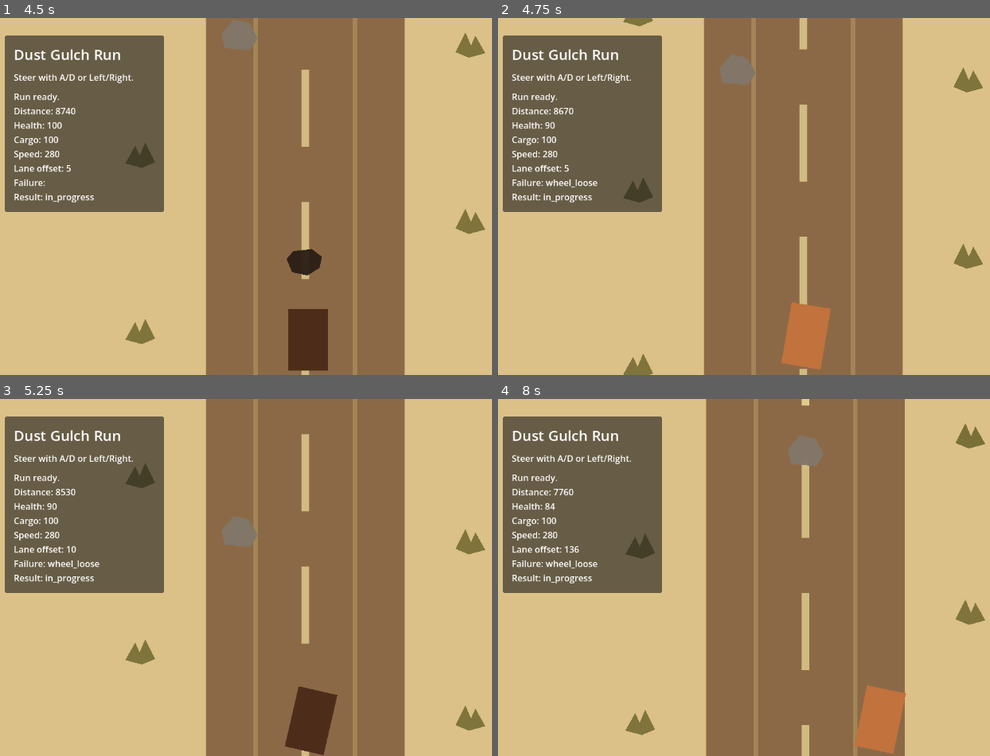
Above: before the commit, frames 1-4 (two rows, left to right).
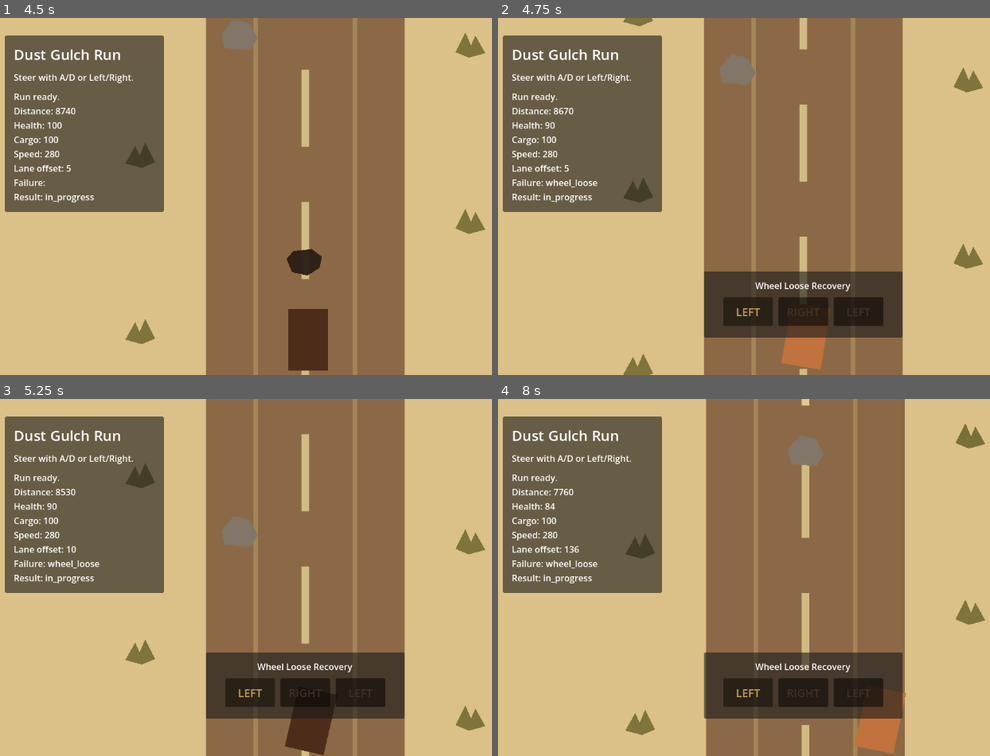
Above: after the commit, the same moments.

Repository: bbenefield89/The-Last-Delivery-to-Dust-Gulch
Game: Godot game, scene res://Scenes/AppRoot/AppRoot.tscn
The game is run twice, just before and just after one commit, with the same random seed, the same clock (stepped at 60 frames per second) and the same inputs.
Inputs (mouse positions are in pixels of both pictures, inside the frame that each line leads up to):
- Up to frame 1 (4.5 s): tap Enter at 0.5 s; move the mouse to (442, 178) at 0.52 s; hold D (steer_right) 0.53-1.25 s; hold Shift 0.53-1.25 s; click (442, 178) at 0.67 s; drag from (177, 214) to (275, 267) at 1.27 s; move the mouse to (369, 117) at 2.02 s; hold D (steer_right) 2.03-2.75 s; tap Ctrl at 2.1 s; drag from (275, 267) to (113, 142) at 2.77 s; move the mouse to (outside the picture) at 3.52 s; hold A (steer_left) 3.53-4.25 s; tap Delete at 3.6 s; drag from (113, 142) to (211, 107) at 4.27 s
- Up to frame 2 (4.75 s): no input
- Up to frame 3 (5.25 s): move the mouse to (339, 577) at 5.02 s; hold S from 5.03 s (still down); tap Enter at 5.1 s; click (339, 577) at 5.17 s
- Up to frame 4 (8 s): release S at 5.75 s; drag from (709, 488) to (675, 595) at 5.77 s; move the mouse to (940, 559) at 6.52 s; hold D (steer_right) 6.53-7.25 s; hold Shift 6.53-7.25 s; drag from (675, 595) to (773, 648) at 7.27 s

Frame 1 is identical in both runs. In frame 2, 7.4% of the frame differs, in the area x 41-83%, y 71-90%; in frame 3, 7.4%; in frame 4, 7.5%.

Commit message:
feat(recovery): add wheel loose sequence

Diff:
--- a/Scenes/RunScene/RunScene.tscn
+++ b/Scenes/RunScene/RunScene.tscn
@@ -83,3 +83,42 @@
 layout_mode = 2
 text = "Run scene loaded.\nAwaiting run state."
 autowrap_mode = 2
+
+[node name="RecoveryLayer" type="CanvasLayer" parent="."]
+
+[node name="RecoveryMargin" type="MarginContainer" parent="RecoveryLayer"]
+anchors_preset = 10
+anchor_left = 0.5
+anchor_right = 0.5
+offset_left = -180.0
+offset_top = 460.0
+offset_right = 180.0
+offset_bottom = 580.0
+grow_horizontal = 2
+
+[node name="RecoveryPanel" type="PanelContainer" parent="RecoveryLayer/RecoveryMargin"]
+unique_name_in_owner = true
+layout_mode = 2
+
+[node name="RecoveryPadding" type="MarginContainer" parent="RecoveryLayer/RecoveryMargin/RecoveryPanel"]
+layout_mode = 2
+theme_override_constants/margin_left = 18
+theme_override_constants/margin_top = 14
+theme_override_constants/margin_right = 18
+theme_override_constants/margin_bottom = 14
+
+[node name="RecoveryVBox" type="VBoxContainer" parent="RecoveryLayer/RecoveryMargin/RecoveryPanel/RecoveryPadding"]
+layout_mode = 2
+theme_override_constants/separation = 10
+
+[node name="RecoveryTitle" type="Label" parent="RecoveryLayer/RecoveryMargin/RecoveryPanel/RecoveryPadding/RecoveryVBox"]
+unique_name_in_owner = true
+layout_mode = 2
+horizontal_alignment = 1
+text = "Stabilize the Wagon"
+
+[node name="RecoverySteps" type="HBoxContainer" parent="RecoveryLayer/RecoveryMargin/RecoveryPanel/RecoveryPadding/RecoveryVBox"]
+unique_name_in_owner = true
+layout_mode = 2
+alignment = 1
+theme_override_constants/separation = 10
--- a/Scenes/RunScene/run_scene.gd
+++ b/Scenes/RunScene/run_scene.gd
@@ -28,6 +28,11 @@
 const HORSE_PANIC_WOBBLE_FREQUENCY := 10.0
 const BAD_LUCK_INTERVAL_EARLY := 9.0
 const BAD_LUCK_INTERVAL_LATE := 4.5
+const WHEEL_LOOSE_RECOVERY_SEQUENCE: Array[StringName] = [
+	&"steer_left",
+	&"steer_right",
+	&"steer_left",
+]
 const SCROLL_LOOP_HEIGHT := 2880.0
 const CENTER_DASH_SPACING := 240.0
 const CENTER_DASH_SIZE := Vector2(14.0, 140.0)
@@ -35,6 +40,9 @@
 const ROADSIDE_DECOR_SPACING := 320.0
 const ROADSIDE_DECOR_COUNT := 10
 const WAGON_COLLISION_SIZE := Vector2(72.0, 112.0)
+const RECOVERY_STEP_PENDING_COLOR := Color(0.25098, 0.203922, 0.145098, 0.92)
+const RECOVERY_STEP_ACTIVE_COLOR := Color(0.780392, 0.623529, 0.317647, 0.98)
+const RECOVERY_STEP_DONE_COLOR := Color(0.419608, 0.54902, 0.290196, 0.95)
 
 const DASH_COLOR := Color(0.886275, 0.811765, 0.572549, 0.8)
 const SCRUB_COLOR := Color(0.47451, 0.443137, 0.219608, 0.95)
@@ -54,11 +62,15 @@
 @onready var _scroll_segment_b: Node2D = %ScrollSegmentB
 @onready var _wagon: Polygon2D = %Wagon
 @onready var _status_label: Label = %StatusLabel
+@onready var _recovery_panel: PanelContainer = %RecoveryPanel
+@onready var _recovery_title: Label = %RecoveryTitle
+@onready var _recovery_steps: HBoxContainer = %RecoverySteps
 
 
 func setup(run_state: RunStateType) -> void:
 	_run_state = run_state
 	_refresh_status()
+	_refresh_recovery_prompt()
 
 
 func _ready() -> void:
@@ -68,6 +80,7 @@
 	_update_scroll_visuals()
 	_update_camera_framing()
 	_refresh_status()
+	_refresh_recovery_prompt()
 
 
 func _process(delta: float) -> void:
@@ -78,6 +91,7 @@
 		_update_wagon_visual()
 		_update_camera_framing()
 		_refresh_status()
+		_refresh_recovery_prompt()
 		return
 
 	var steer_input := Input.get_axis(STEER_ACTION_NEGATIVE, STEER_ACTION_POSITIVE)
@@ -111,6 +125,7 @@
 	_update_scroll_visuals()
 	_update_camera_framing()
 	_refresh_status()
+	_refresh_recovery_prompt()
 
 
 func _refresh_status() -> void:
@@ -137,6 +152,29 @@
 	]
 
 
+func _refresh_recovery_prompt() -> void:
+	if _recovery_panel == null or _recovery_steps == null or _recovery_title == null:
+		return
+	if _run_state == null:
+		_recovery_panel.visible = false
+		return
+
+	var has_recovery := _run_state.has_active_recovery_sequence()
+	_recovery_panel.visible = has_recovery
+	if not has_recovery:
+		for child in _recovery_steps.get_children():
+			child.queue_free()
+		return
+
+	for child in _recovery_steps.get_children():
+		child.queue_free()
+
+	_recovery_title.text = _get_recovery_title(_run_state.active_failure)
+
+	for i in range(_run_state.recovery_sequence.size()):
+		_recovery_steps.add_child(_build_recovery_step(i))
+
+
 func _update_wagon_visual() -> void:
 	if _wagon == null or _run_state == null:
 		return
@@ -177,6 +215,7 @@
 		return
 
 	_run_state.tick_failure(delta)
+	_sync_recovery_sequence()
 	if _run_state.has_active_failure():
 		return
 
@@ -238,6 +277,36 @@
 	_run_state.wagon_health = 0
 	_run_state.result = RunStateType.RESULT_COLLAPSED
 	_run_state.current_speed = 0.0
+
+
+func _sync_recovery_sequence() -> void:
+	if _run_state == null:
+		return
+
+	if _run_state.active_failure == &"wheel_loose":
+		if not _run_state.has_active_recovery_sequence():
+			_run_state.start_recovery_sequence(WHEEL_LOOSE_RECOVERY_SEQUENCE)
+		return
+
+	if _run_state.has_active_recovery_sequence():
+		_run_state.clear_recovery_sequence()
+
+
+func _input(event: InputEvent) -> void:
+	if _run_state == null:
+		return
+	if not _run_state.has_active_recovery_sequence():
+		return
+
+	var action_name := _extract_recovery_action(event)
+	if action_name == &"":
+		return
+
+	if _run_state.advance_recovery_sequence(action_name):
+		_run_state.clear_failure()
+
+	_refresh_status()
+	_refresh_recovery_prompt()
 
 
 func _update_impact_feedback(delta: float) -> void:
@@ -339,3 +408,57 @@
 		event.physical_keycode = keycode
 		if not InputMap.action_has_event(action_name, event):
 			InputMap.action_add_event(action_name, event)
+
+
+func _extract_recovery_action(event: InputEvent) -> StringName:
+	if event == null:
+		return &""
+	if event.is_action_pressed(STEER_ACTION_NEGATIVE, false, true):
+		return STEER_ACTION_NEGATIVE
+	if event.is_action_pressed(STEER_ACTION_POSITIVE, false, true):
+		return STEER_ACTION_POSITIVE
+	return &""
+
+
+func _get_recovery_title(failure_type: StringName) -> String:
+	match failure_type:
+		&"wheel_loose":
+			return "Wheel Loose Recovery"
+		&"horse_panic":
+			return "Horse Panic Recovery"
+		_:
+			return "Recovery"
+
+
+func _build_recovery_step(index: int) -> PanelContainer:
+	var panel := PanelContainer.new()
+	panel.custom_minimum_size = Vector2(90.0, 52.0)
+	panel.modulate = _get_recovery_step_color(index)
+
+	var label := Label.new()
+	label.text = _format_recovery_action(_run_state.recovery_sequence[index])
+	label.horizontal_alignment = HORIZONTAL_ALIGNMENT_CENTER
+	label.vertical_alignment = VERTICAL_ALIGNMENT_CENTER
+	label.size_flags_horizontal = Control.SIZE_EXPAND_FILL
+	label.size_flags_vertical = Control.SIZE_EXPAND_FILL
+	label.add_theme_font_size_override("font_size", 20)
+	panel.add_child(label)
+	return panel
+
+
+func _get_recovery_step_color(index: int) -> Color:
+	if index < _run_state.recovery_prompt_index:
+		return RECOVERY_STEP_DONE_COLOR
+	if index == _run_state.recovery_prompt_index:
+		return RECOVERY_STEP_ACTIVE_COLOR
+	return RECOVERY_STEP_PENDING_COLOR
+
+
+func _format_recovery_action(action_name: StringName) -> String:
+	match action_name:
+		&"steer_left":
+			return "LEFT"
+		&"steer_right":
+			return "RIGHT"
+		_:
+			return String(action_name).to_upper()
--- a/Scripts/RunState/run_state.gd
+++ b/Scripts/RunState/run_state.gd
@@ -16,6 +16,8 @@
 const DEFAULT_ACTIVE_FAILURE := &""
 const DEFAULT_LAST_HIT_HAZARD := &""
 const DEFAULT_RESULT := RESULT_IN_PROGRESS
+const DEFAULT_RECOVERY_SEQUENCE: Array[StringName] = []
+const DEFAULT_RECOVERY_PROMPT_INDEX := -1
 
 var route_distance: float = DEFAULT_ROUTE_DISTANCE
 var distance_remaining: float = DEFAULT_DISTANCE_REMAINING
@@ -24,6 +26,8 @@
 var current_speed: float = DEFAULT_FORWARD_SPEED
 var active_failure: StringName = DEFAULT_ACTIVE_FAILURE
 var current_failure: FailureStateType
+var recovery_sequence: Array[StringName] = DEFAULT_RECOVERY_SEQUENCE.duplicate()
+var recovery_prompt_index: int = DEFAULT_RECOVERY_PROMPT_INDEX
 var result: StringName = DEFAULT_RESULT
 var lateral_position: float = DEFAULT_LATERAL_POSITION
 var last_hit_hazard: StringName = DEFAULT_LAST_HIT_HAZARD
@@ -36,6 +40,8 @@
 	current_speed = DEFAULT_FORWARD_SPEED
 	active_failure = DEFAULT_ACTIVE_FAILURE
 	current_failure = null
+	recovery_sequence = DEFAULT_RECOVERY_SEQUENCE.duplicate()
+	recovery_prompt_index = DEFAULT_RECOVERY_PROMPT_INDEX
 	result = DEFAULT_RESULT
 	lateral_position = DEFAULT_LATERAL_POSITION
 	last_hit_hazard = DEFAULT_LAST_HIT_HAZARD
@@ -91,3 +97,39 @@
 func clear_failure() -> void:
 	active_failure = DEFAULT_ACTIVE_FAILURE
 	current_failure = null
+	clear_recovery_sequence()
+
+
+func start_recovery_sequence(sequence: Array[StringName]) -> void:
+	recovery_sequence = sequence.duplicate()
+	recovery_prompt_index = 0 if not recovery_sequence.is_empty() else DEFAULT_RECOVERY_PROMPT_INDEX
+
+
+func has_active_recovery_sequence() -> bool:
+	return recovery_prompt_index >= 0 and recovery_prompt_index < recovery_sequence.size()
+
+
+func get_current_recovery_prompt() -> StringName:
+	if not has_active_recovery_sequence():
+		return &""
+
+	return recovery_sequence[recovery_prompt_index]
+
+
+func advance_recovery_sequence(input_action: StringName) -> bool:
+	if not has_active_recovery_sequence():
+		return false
+	if input_action != get_current_recovery_prompt():
+		return false
+
+	recovery_prompt_index += 1
+	if recovery_prompt_index >= recovery_sequence.size():
+		clear_recovery_sequence()
+		return true
+
+	return false
+
+
+func clear_recovery_sequence() -> void:
+	recovery_sequence = DEFAULT_RECOVERY_SEQUENCE.duplicate()
+	recovery_prompt_index = DEFAULT_RECOVERY_PROMPT_INDEX
--- a/Tests/Unit/test_run_scene.gd
+++ b/Tests/Unit/test_run_scene.gd
@@ -454,3 +454,72 @@
 
 	assert_eq(state.active_failure, &"wheel_loose")
 	assert_eq(state.current_failure.source_hazard, &"rock")
+
+
+func test_wheel_loose_starts_recovery_sequence_prompt() -> void:
+	var scene = RUN_SCENE.instantiate()
+	add_child_autofree(scene)
+	await wait_process_frames(1)
+
+	var state := RunStateType.new()
+	state.start_failure(&"wheel_loose", &"rock")
+	scene.setup(state)
+
+	scene._advance_failure_triggers(0.0)
+
+	assert_true(state.has_active_recovery_sequence())
+	assert_eq(state.get_current_recovery_prompt(), &"steer_left")
+
+	var recovery_panel: PanelContainer = scene.get_node("%RecoveryPanel")
+	var recovery_steps: HBoxContainer = scene.get_node("%RecoverySteps")
+	scene._refresh_recovery_prompt()
+
+	assert_true(recovery_panel.visible)
+	assert_eq(recovery_steps.get_child_count(), 3)
+	assert_eq((recovery_steps.get_child(0).get_child(0) as Label).text, "LEFT")
+	assert_eq((recovery_steps.get_child(1).get_child(0) as Label).text, "RIGHT")
+	assert_eq((recovery_steps.get_child(2).get_child(0) as Label).text, "LEFT")
+
+
+func test_wheel_loose_recovery_sequence_clears_failure_on_success() -> void:
+	var scene = RUN_SCENE.instantiate()
+	add_child_autofree(scene)
+	await wait_process_frames(1)
+
+	var state := RunStateType.new()
+	state.start_failure(&"wheel_loose", &"rock")
+	scene.setup(state)
+	scene._advance_failure_triggers(0.0)
+
+	for action_name in [&"steer_left", &"steer_right", &"steer_left"]:
+		var event := InputEventAction.new()
+		event.action = action_name
+		event.pressed = true
+		scene._input(event)
+
+	assert_eq(state.active_failure, &"")
+	assert_false(state.has_active_recovery_sequence())
+
+
+func test_recovery_prompt_advances_highlight_with_direct_input_actions() -> void:
+	var scene = RUN_SCENE.instantiate()
+	add_child_autofree(scene)
+	await wait_process_frames(1)
+
+	var state := RunStateType.new()
+	state.start_failure(&"wheel_loose", &"rock")
+	scene.setup(state)
+	scene._advance_failure_triggers(0.0)
+
+	var left_event := InputEventAction.new()
+	left_event.action = &"steer_left"
+	left_event.pressed = true
+	scene._input(left_event)
+
+	assert_eq(state.get_current_recovery_prompt(), &"steer_right")
+
+	var recovery_steps: HBoxContainer = scene.get_node("%RecoverySteps")
+	var first_step: PanelContainer = recovery_steps.get_child(0)
+	var second_step: PanelContainer = recovery_steps.get_child(1)
+	assert_eq(first_step.modulate, scene.RECOVERY_STEP_DONE_COLOR)
+	assert_eq(second_step.modulate, scene.RECOVERY_STEP_ACTIVE_COLOR)
--- a/Tests/Unit/test_run_state.gd
+++ b/Tests/Unit/test_run_state.gd
@@ -95,3 +95,17 @@
 	state.tick_failure(0.75)
 
 	assert_eq(state.current_failure.elapsed_time, 0.75)
+
+
+func test_recovery_sequence_tracks_prompt_progress_and_completion() -> void:
+	var state := RunStateType.new()
+	state.start_recovery_sequence([&"steer_left", &"steer_right"])
+
+	assert_true(state.has_active_recovery_sequence())
+	assert_eq(state.get_current_recovery_prompt(), &"steer_left")
+	assert_false(state.advance_recovery_sequence(&"steer_right"))
+	assert_eq(state.get_current_recovery_prompt(), &"steer_left")
+	assert_false(state.advance_recovery_sequence(&"steer_left"))
+	assert_eq(state.get_current_recovery_prompt(), &"steer_right")
+	assert_true(state.advance_recovery_sequence(&"steer_right"))
+	assert_false(state.has_active_recovery_sequence())
Not shown, changed: kanban_tasks_data.kanban
